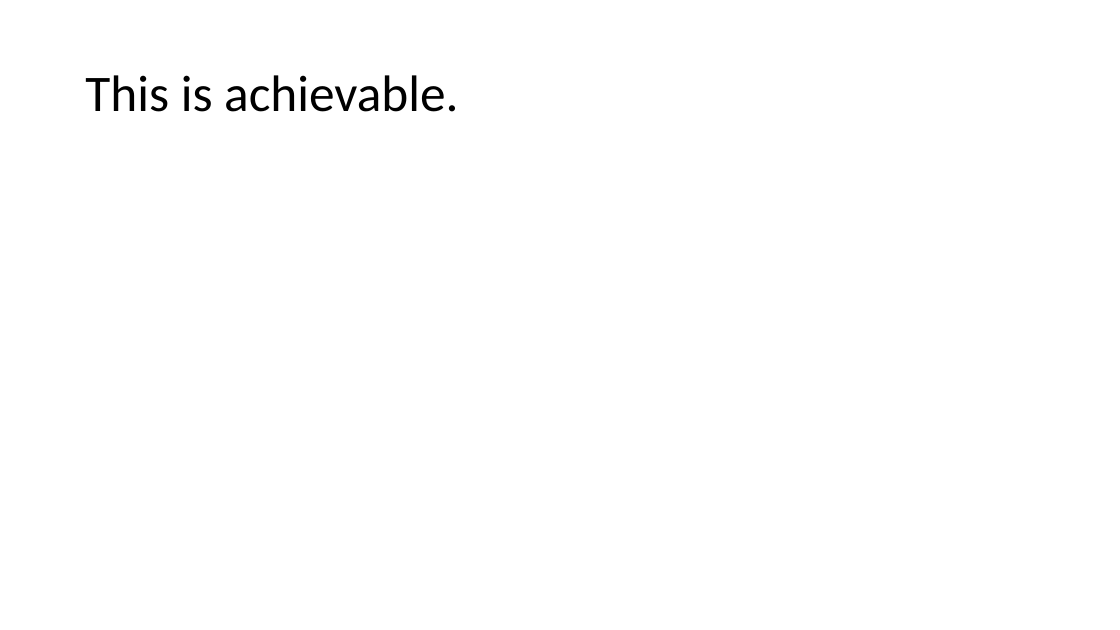
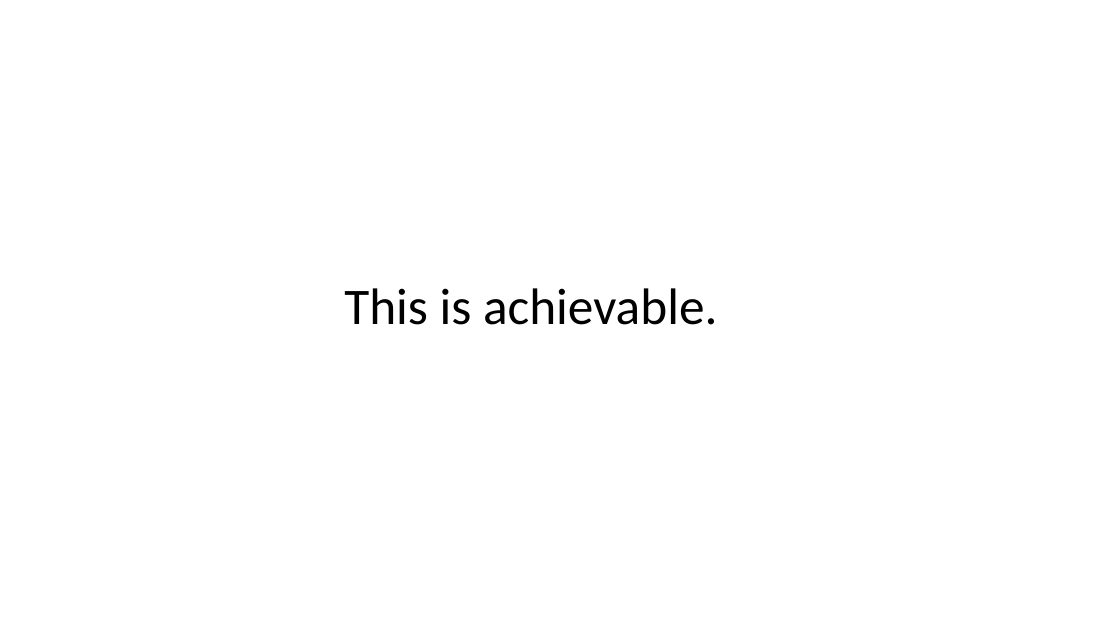
Before and after one commit to lcifty/College, a slide deck: slide 7 of College/FMP/Bacon Bandit.pptx (slide 8 before the commit). Drawn at 1120x630 pixels with LibreOffice and Linux fonts; fonts in the diff are those of the drawing. Boxes give left, top, right and bottom in pixels: in the first picture for what was removed or moved away, otherwise in the second. Text is boxed around its words. In the diff, an @@ line names an element or a change of style, - is before the commit and + after.

```diff
--- a/College/FMP/Bacon Bandit.pptx
+++ b/College/FMP/Bacon Bandit.pptx
@@ title "This is achievable." moved from (x1=85, y1=75, x2=458, y2=112) to (x1=344, y1=288, x2=717, y2=325) @@
```
